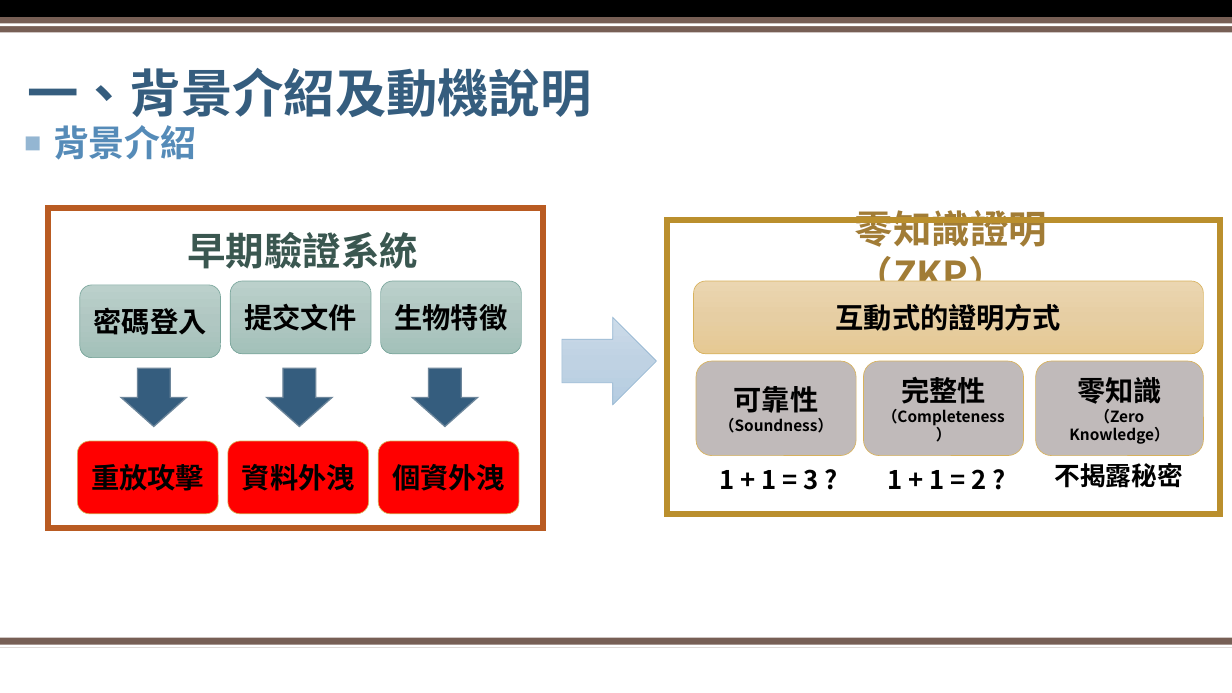
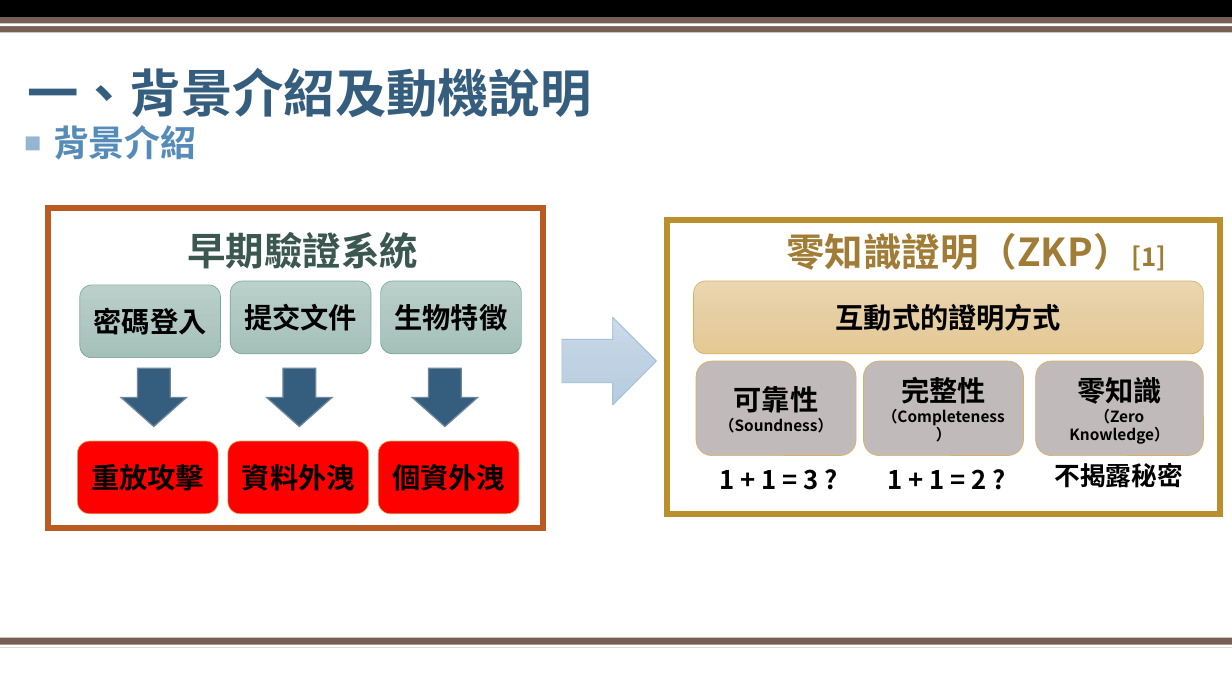
Before and after one commit to XXXaBg3619/ZKP, a slide deck: slide 4 of 密碼學期末專題簡報.pptx. Drawn at 1232x693 pixels with LibreOffice and Linux fonts; fonts in the diff are those of the drawing; background and template pictures are left out. Boxes give left, top, right and bottom in pixels: in the first picture for what was removed or moved away, otherwise in the second. Text is boxed around its words. In the diff, an @@ line names an element or a change of style, - is before the commit and + after.

```diff
--- a/密碼學期末專題簡報.pptx
+++ b/密碼學期末專題簡報.pptx
@@ text at (786,233,1167,271): text changed @@
-零知識證明（ZKP）
+零知識證明（ZKP）[1]
```
Also in this commit, not shown: 7 other slides changed, 3 other files.
